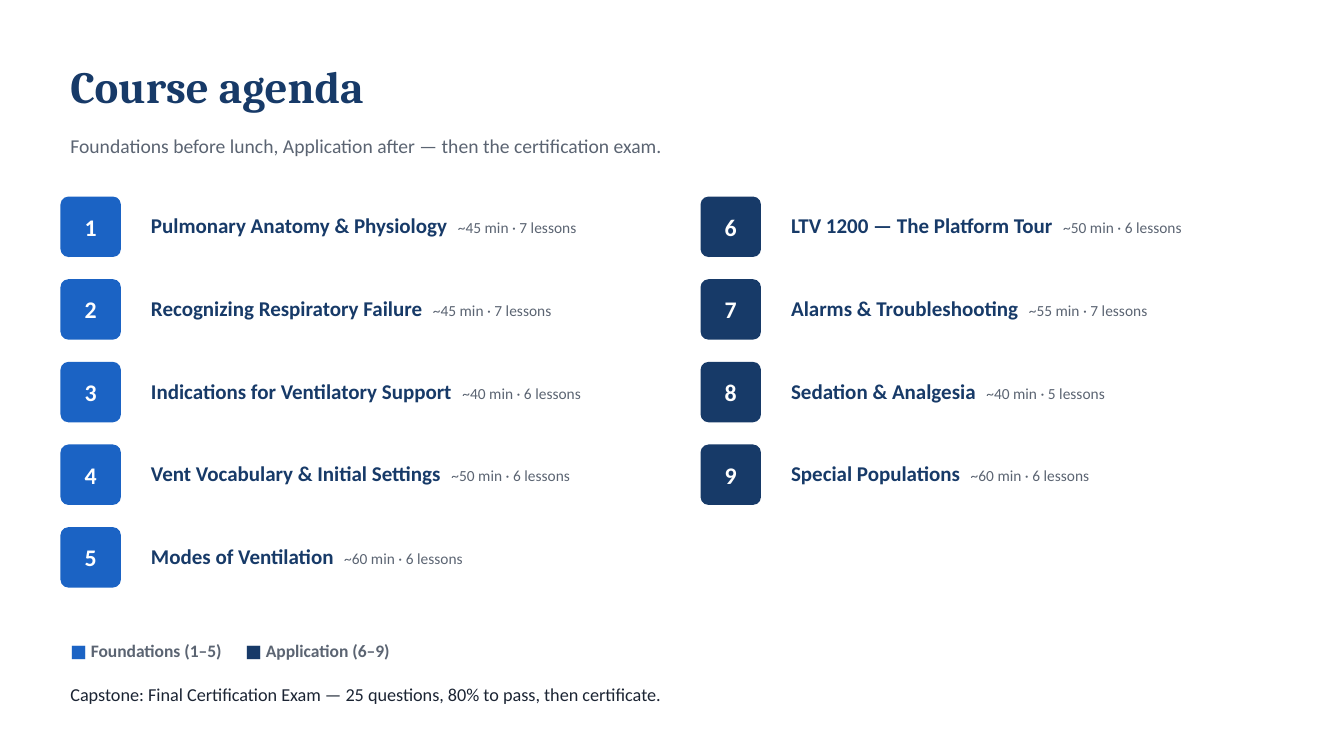
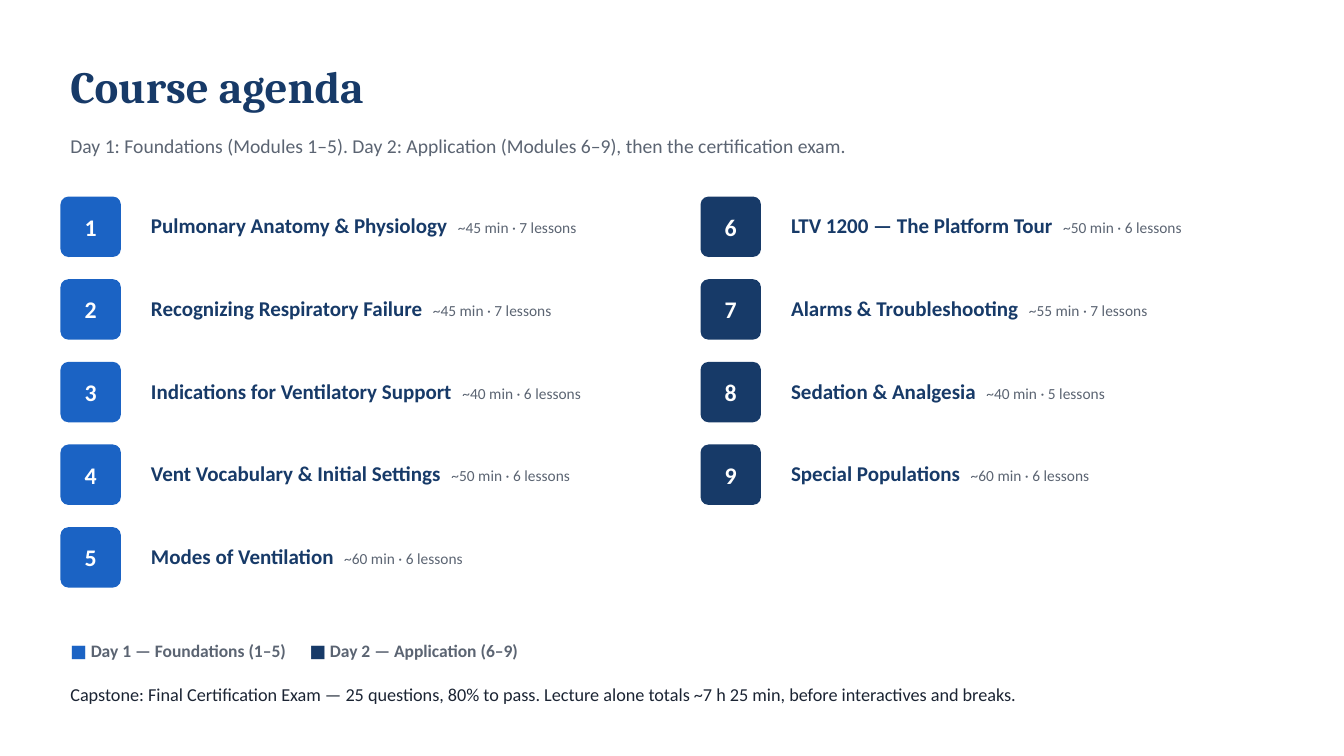
Before and after one commit to amr-kc-protocols/CES, a slide deck: slide 2 of public/decks/ventilator-academy-full-course.pptx. Drawn at 1344x756 pixels with LibreOffice and Linux fonts; fonts in the diff are those of the drawing. Boxes give left, top, right and bottom in pixels: in the first picture for what was removed or moved away, otherwise in the second. Text is boxed around its words. In the diff, an @@ line names an element or a change of style, - is before the commit and + after.

```diff
--- a/public/decks/ventilator-academy-full-course.pptx
+++ b/public/decks/ventilator-academy-full-course.pptx
@@ text at [70,139,846,156]: text changed @@
-Foundations before lunch, Application after — then the certification exam.
+Day 1: Foundations (Modules 1–5). Day 2: Application (Modules 6–9), then the certification exam.
@@ text at [91,644,518,660]: text changed @@
-■ Foundations (1–5) ■ Application (6–9)
+■ Day 1 — Foundations (1–5) ■ Day 2 — Application (6–9)
@@ text at [70,688,1016,704]: text changed @@
-Capstone: Final Certification Exam — 25 questions, 80% to pass, then certificate.
+Capstone: Final Certification Exam — 25 questions, 80% to pass. Lecture alone totals ~7 h 25 min, before interactives and breaks.
```
Also in this commit, not shown: 27 other slides changed, 2 slides added.
